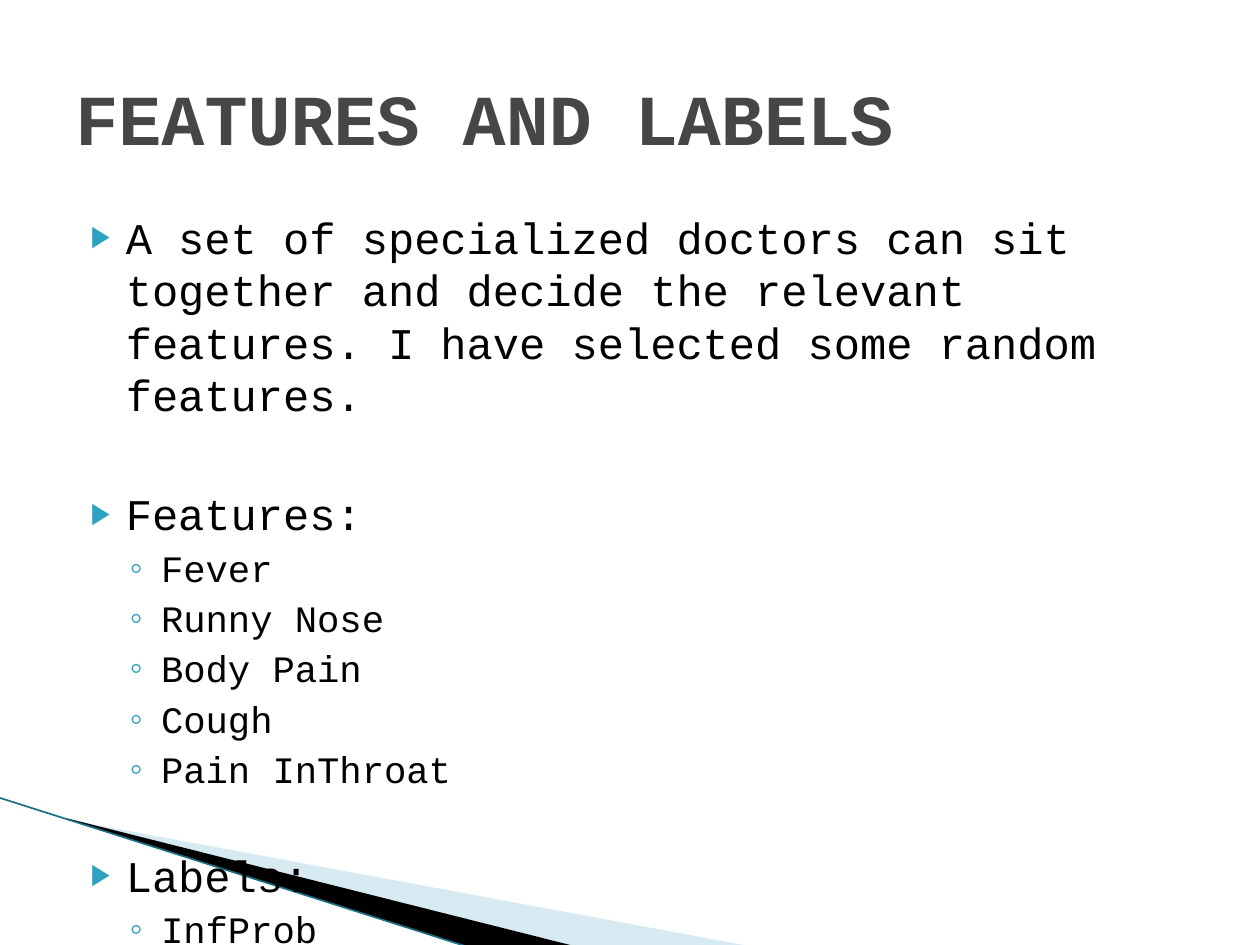
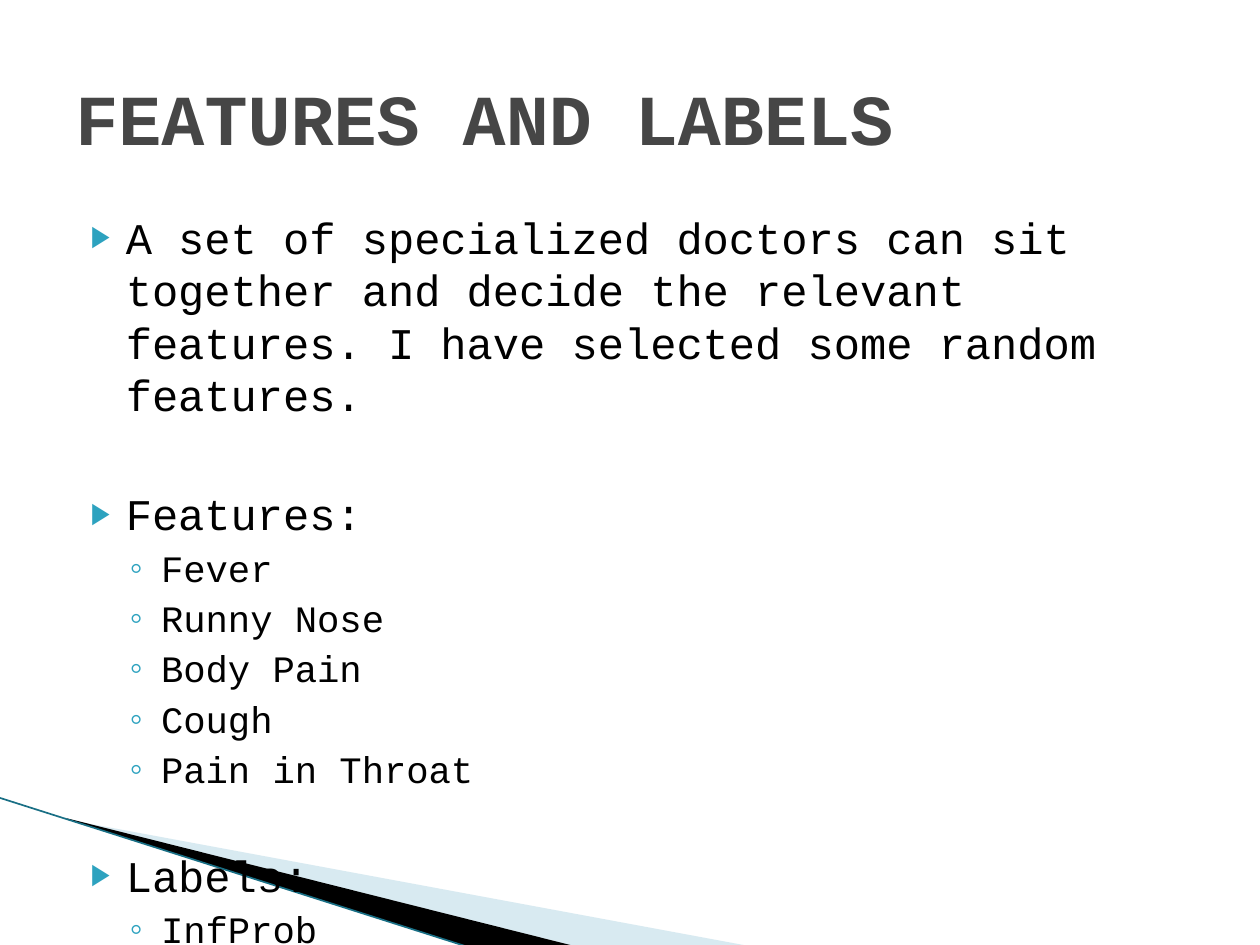
Before and after one commit to vasugarg1710/ML-Solution-to-Covid-19, a slide deck: slide 3 of Solution to coronavirus.pptx. Drawn at 1260x945 pixels with LibreOffice and Linux fonts; fonts in the diff are those of the drawing; background and template pictures are left out. Boxes give left, top, right and bottom in pixels: in the first picture for what was removed or moved away, otherwise in the second. Text is boxed around its words. In the diff, an @@ line names an element or a change of style, - is before the commit and + after.

Commit message:
Improved Power Point Presentation

```diff
--- a/Solution to coronavirus.pptx
+++ b/Solution to coronavirus.pptx
@@ text at (x1=161, y1=757, x2=473, y2=784): text changed @@
-  ◦ Pain InThroat
+  ◦ Pain in Throat
```
